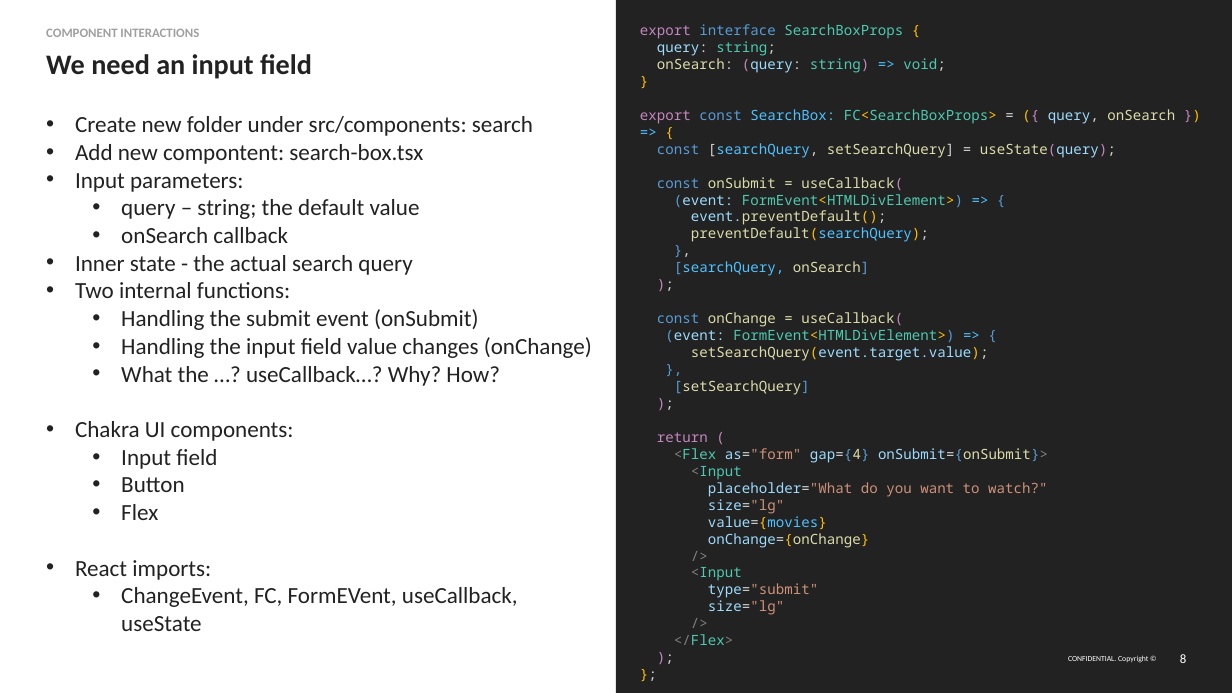
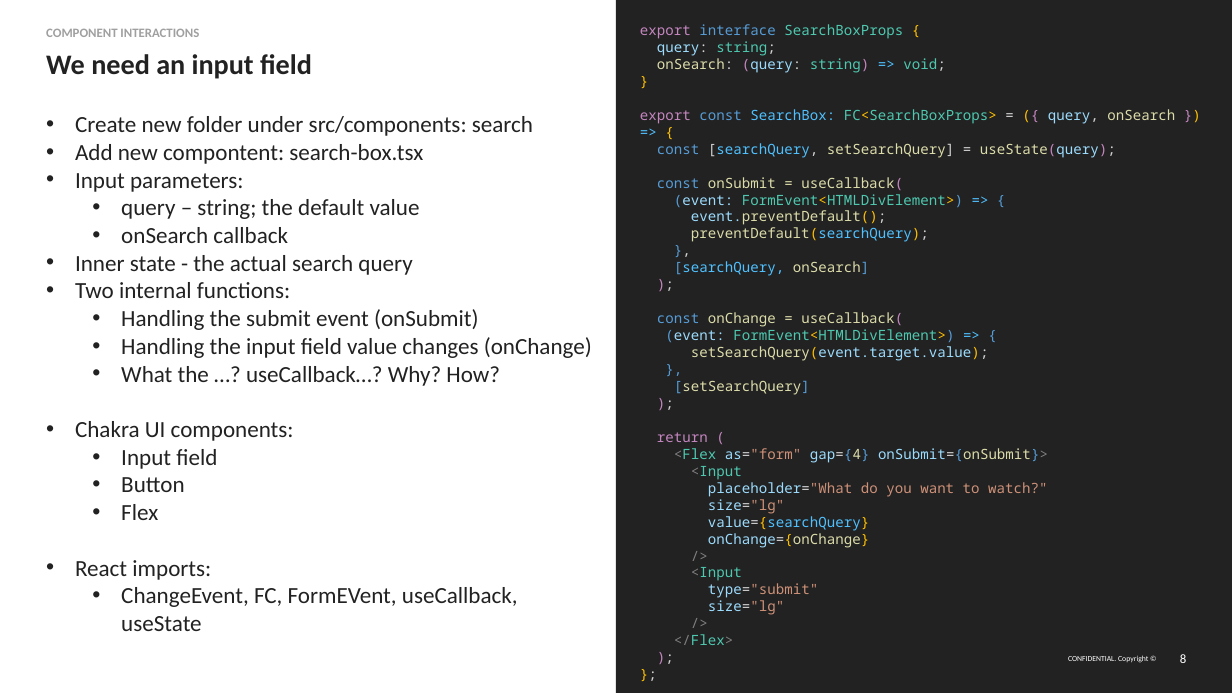
Before and after one commit to epam-nye-cooperation/epam-nye-webapp-2024, a slide deck: slide 8 of slides/08-interactive-components-and-routing.pptx. Drawn at 1232x693 pixels with LibreOffice and Linux fonts; fonts in the diff are those of the drawing; background and template pictures are left out. Boxes give left, top, right and bottom in pixels: in the first picture for what was removed or moved away, otherwise in the second. Text is boxed around its words. In the diff, an @@ line names an element or a change of style, - is before the commit and + after.

```diff
--- a/slides/08-interactive-components-and-routing.pptx
+++ b/slides/08-interactive-components-and-routing.pptx
@@ text at (708,513,869,531): text changed @@
-value={movies}
+value={searchQuery}
```
Also in this commit, not shown: 1 other slide changed, 39 other files.
